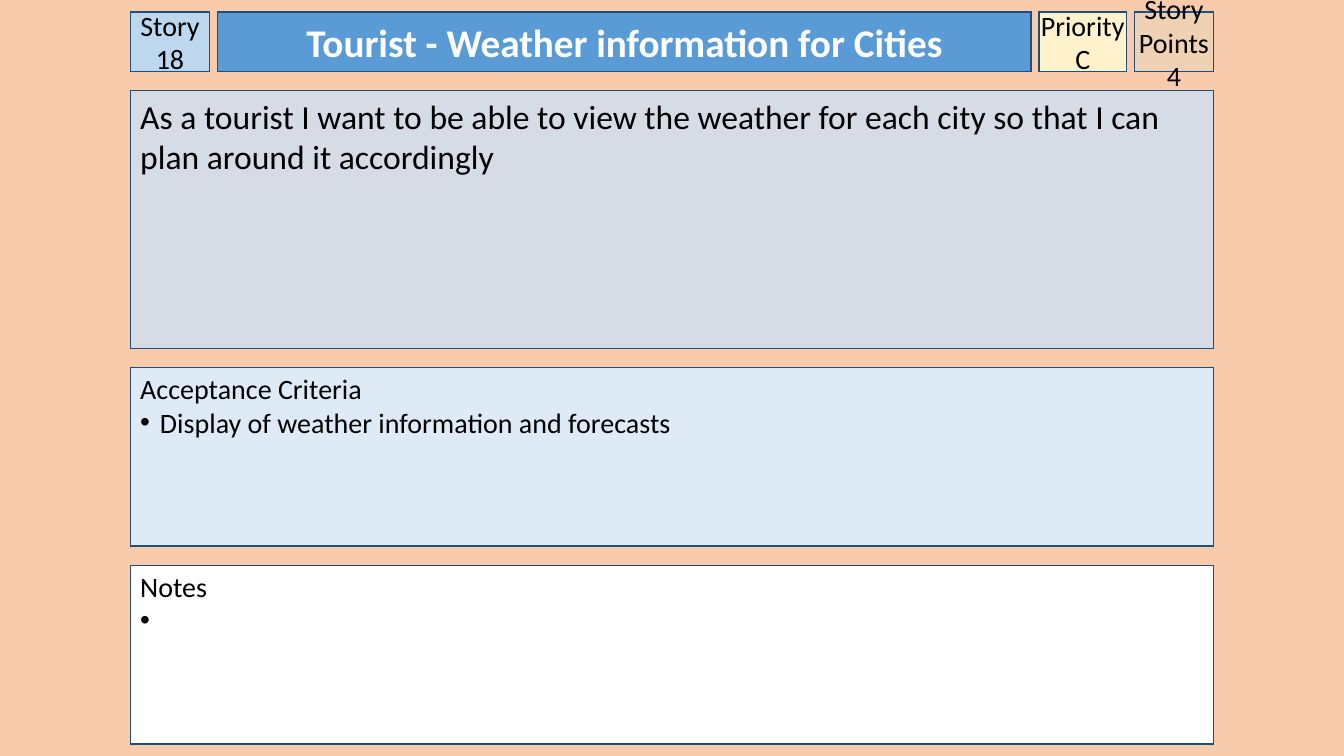
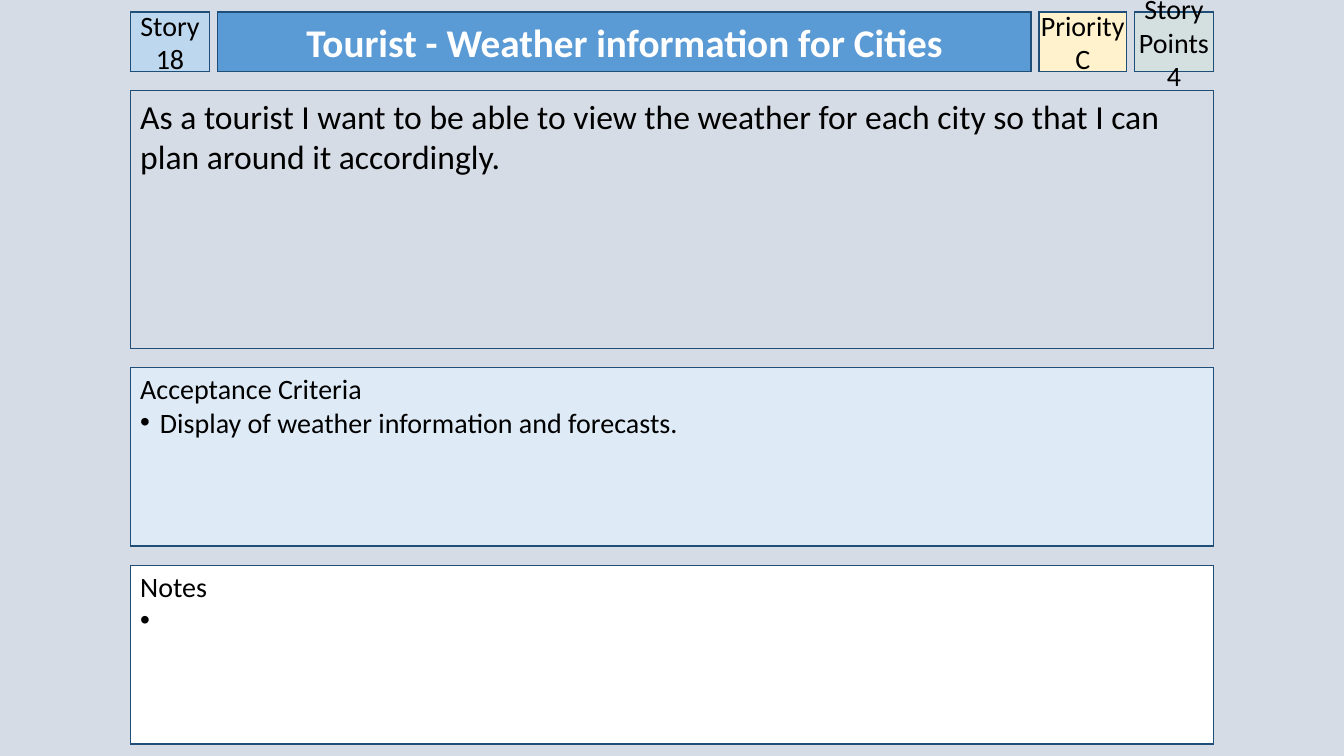
Before and after one commit to owencharters/IFB299, a slide deck: slide 19 of IFB299 - Collaborated User Stories - 2.pptx. Drawn at 1344x756 pixels with LibreOffice and Linux fonts; fonts in the diff are those of the drawing. Boxes give left, top, right and bottom in pixels: in the first picture for what was removed or moved away, otherwise in the second. Text is boxed around its words. In the diff, an @@ line names an element or a change of style, - is before the commit and + after.

```diff
--- a/IFB299 - Collaborated User Stories - 2.pptx
+++ b/IFB299 - Collaborated User Stories - 2.pptx
@@ background #F8CBAD to #D6DCE5 @@
@@ text in rectangle at [140, 105, 1159, 175]: text changed @@
-As a tourist I want to be able to view the weather for each city so that I can plan around it accordingly
+As a tourist I want to be able to view the weather for each city so that I can plan around it accordingly.
@@ text in rectangle at [160, 413, 677, 438]: text changed @@
-• Display of weather information and forecasts
+• Display of weather information and forecasts.
```
Also in this commit, not shown: 18 other slides changed, 1 slide added, 1 other file.
